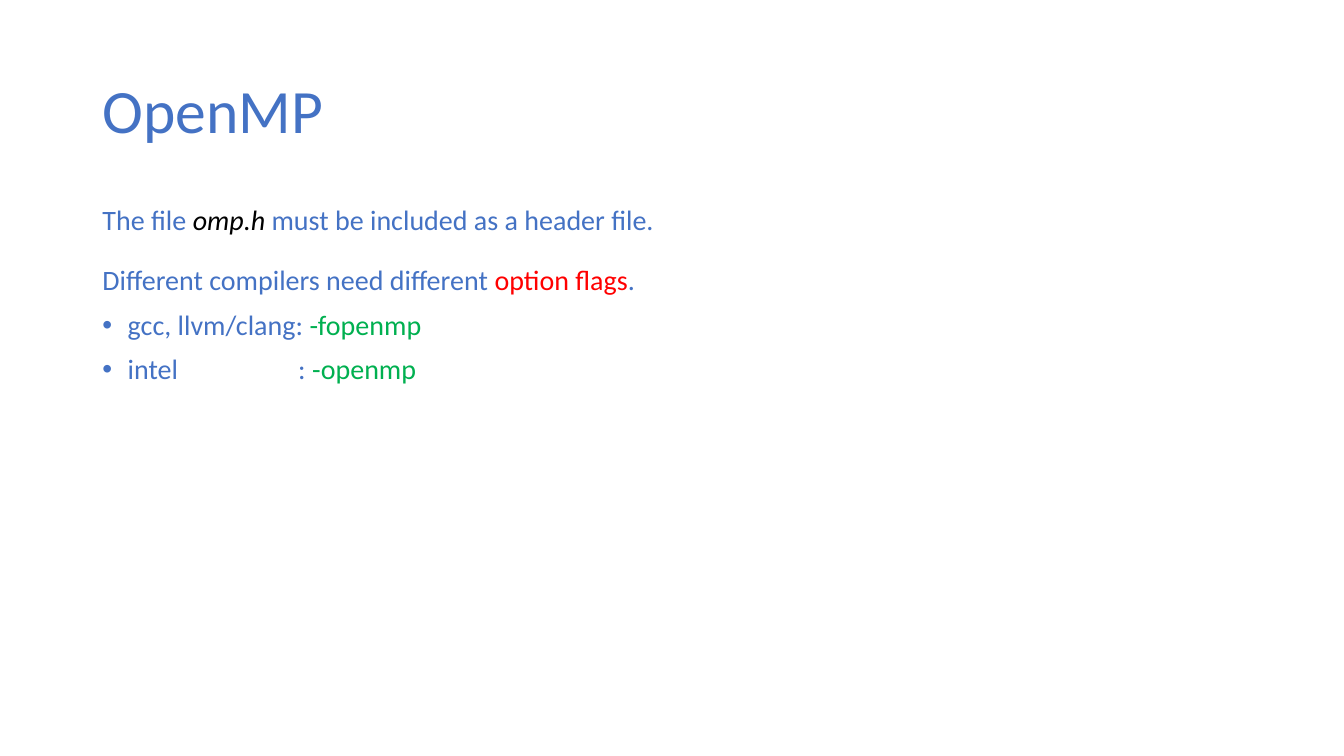
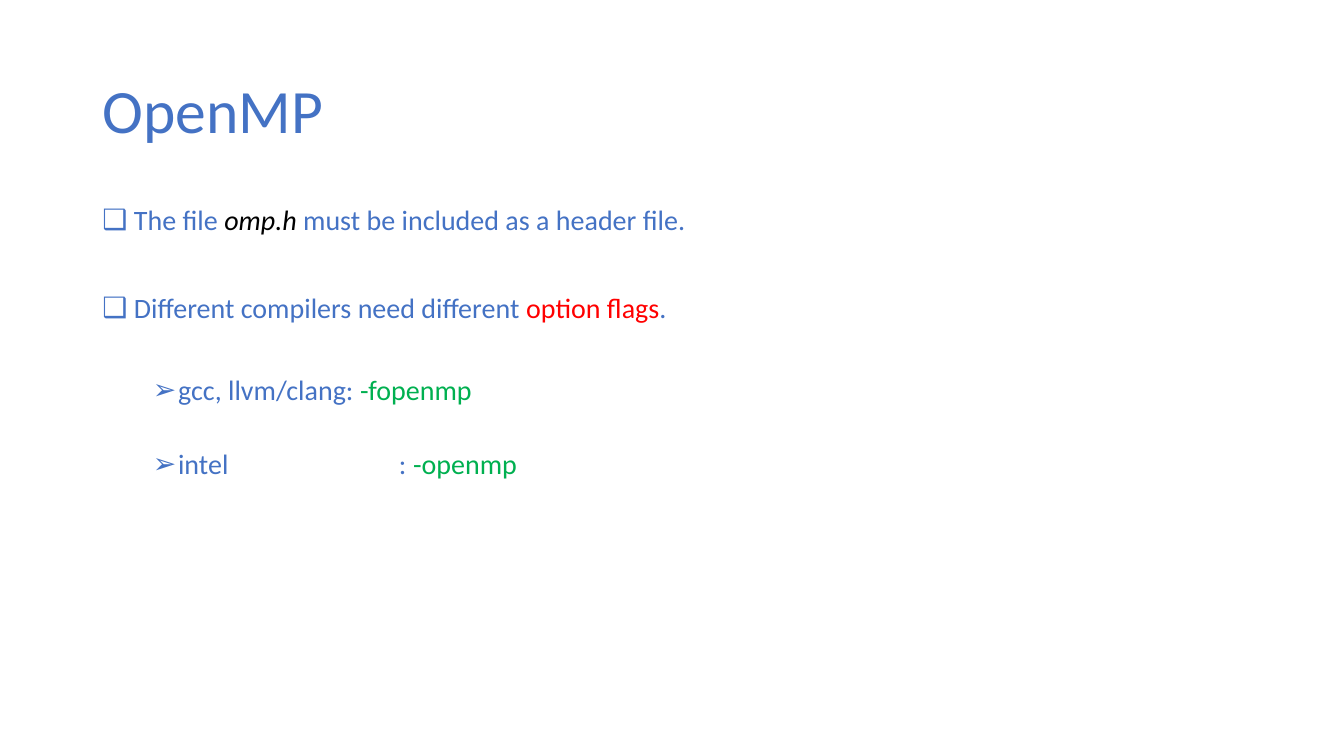
Before and after one commit to ekkapotc/PC, a slide deck: slide 4 of Slides/Lecture 6.pptx. Drawn at 1344x756 pixels with LibreOffice and Linux fonts; fonts in the diff are those of the drawing. Boxes give left, top, right and bottom in pixels: in the first picture for what was removed or moved away, otherwise in the second. Text is boxed around its words. In the diff, an @@ line names an element or a change of style, - is before the commit and + after.

```diff
--- a/Slides/Lecture 6.pptx
+++ b/Slides/Lecture 6.pptx
@@ text at box(134, 210, 685, 323): text changed @@
-The file omp.h must be included as a header file.
-Different compilers need different option flags.
+❑ The file omp.h must be included as a header file.
+❑ Different compilers need different option flags.
@@ text at box(178, 380, 517, 479): bullet • to ➢; list level 1 to 2 in "gcc, llvm/clang: -fopenmp"; list level 1 to 2 in "intel : -openmp" @@
```
Also in this commit, not shown: 27 other slides changed, 2 slides added, 2 other files.
